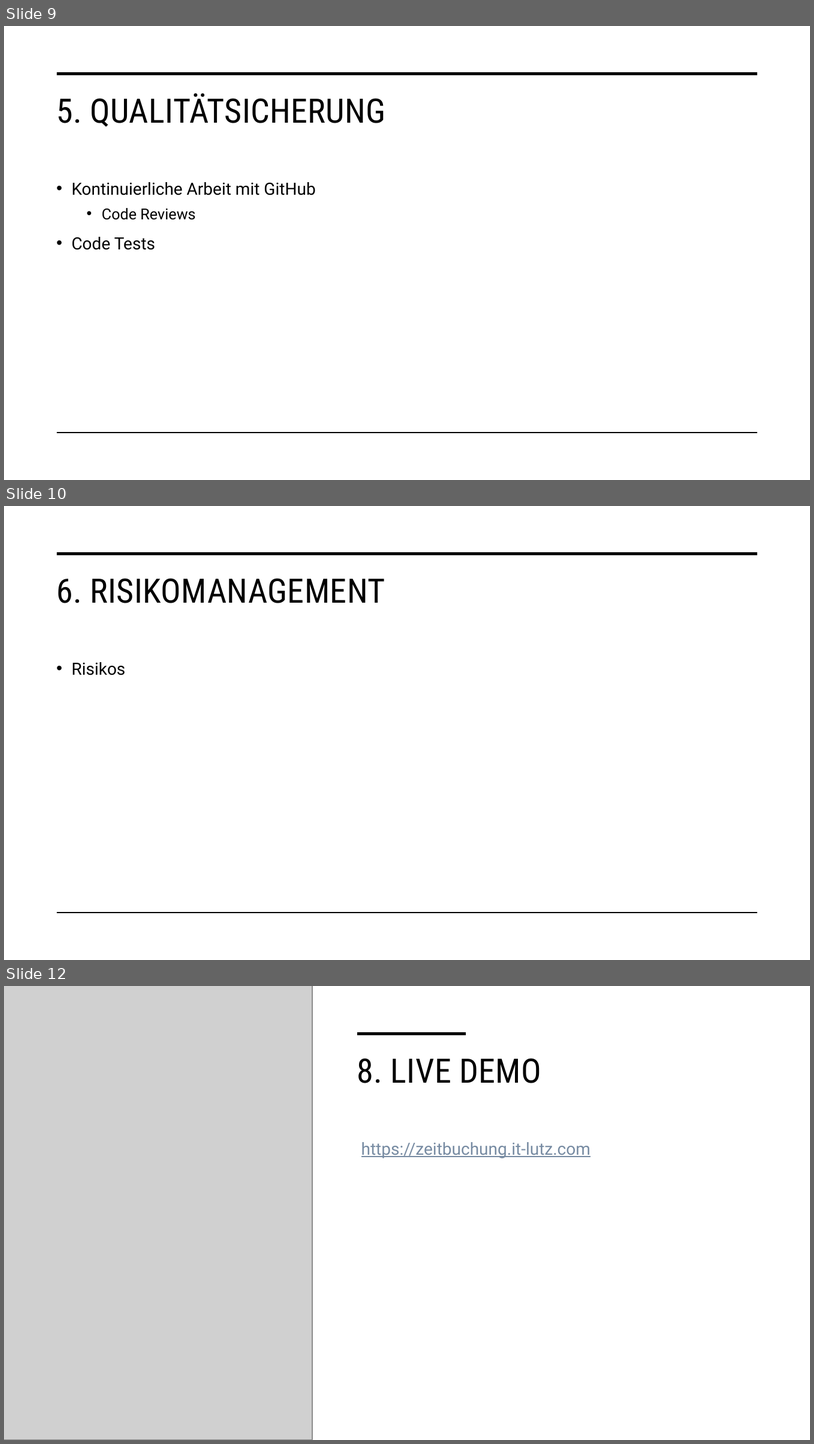
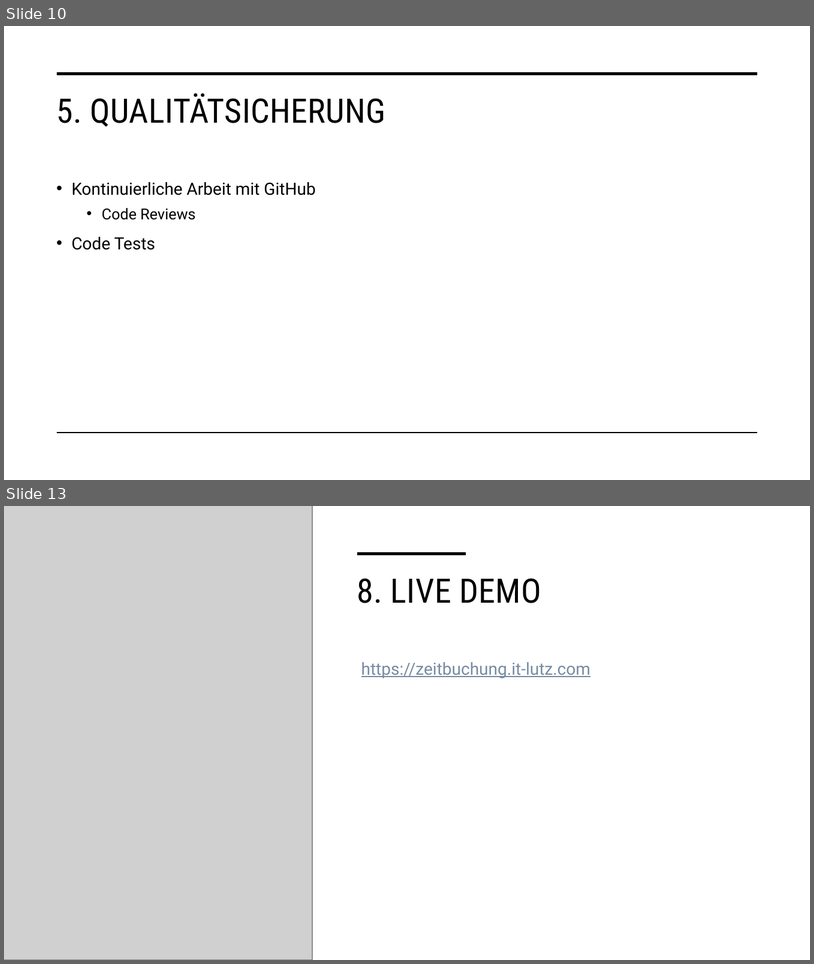
Before and after one commit to malu254/Eifrige-Otter-PM, a slide deck: Abgabe/Dokumentation/Präsentation.pptx. Shown one above the other, each under a label of ours: slides 9, 10 and 12 before the commit, slides 10 and 13 after it; the slides between them are not shown. The pictures are 814x1444 and 814x964 pixels, drawn with LibreOffice and Linux fonts; fonts in the diff are those of the drawing; grey boxes stand for pictures. Boxes give left, top, right and bottom in pixels: in the first picture for what was removed or moved away, otherwise in the second. Text is boxed around its words. In the diff, an @@ line names an element or a change of style, - is before the commit and + after.

```diff
--- a/Abgabe/Dokumentation/Präsentation.pptx
+++ b/Abgabe/Dokumentation/Präsentation.pptx
@@ slide 10 removed at [4,506,810,960], background #FFFFFF; not listed: 2 template elements that a slide beside it also shows @@
@@ title removed at [56,578,386,603] @@
-6. RISIKOMANAGEMENT
@@ text removed at [72,662,126,675] @@
-• Risikos
@@ what was slide 9 is now slide 10 @@
@@ what was slide 12 is now slide 13 @@
```
Also in this commit, not shown: 1 slide changed, 2 slides added, 4 other files.
